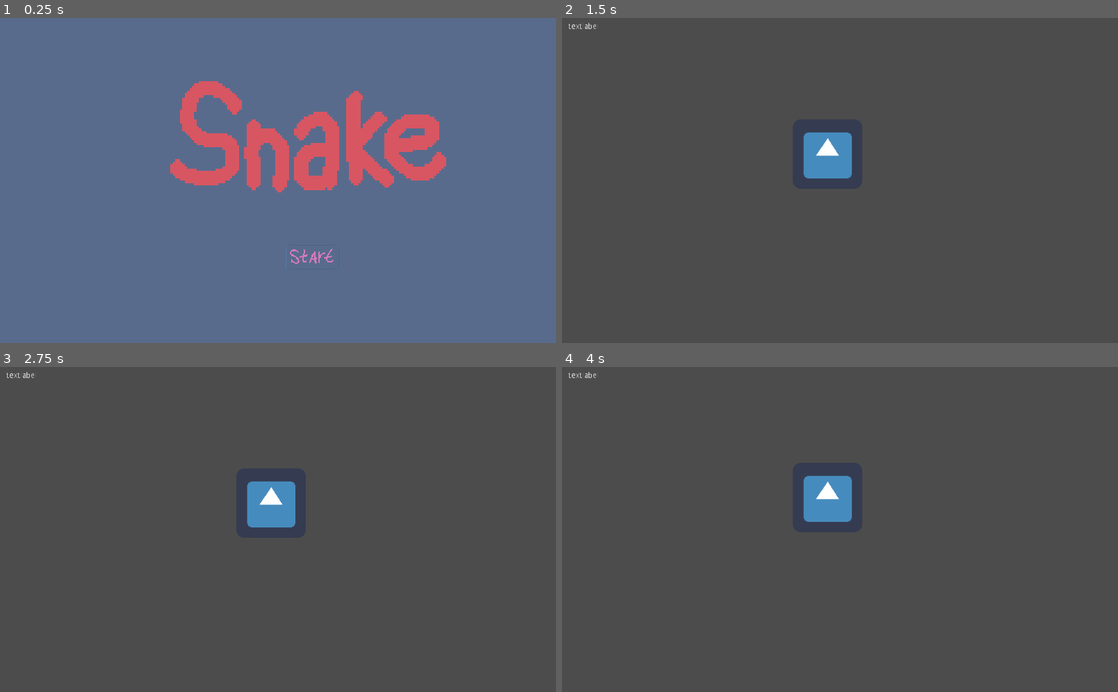
Above: before the commit, frames 1-4 (two rows, left to right).
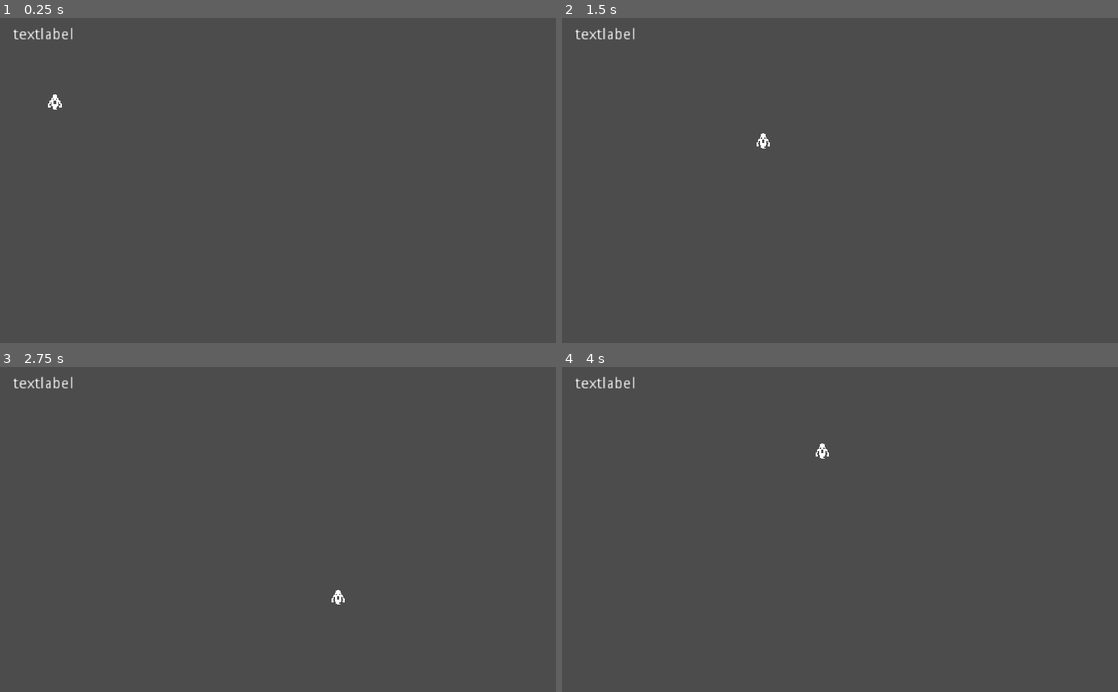
Above: after the commit, the same moments.

Repository: skarnl/miziziz-game-jam-2020
Game: Godot game, scene res://screens/splash.tscn
Two runs of this game, one before a commit and one after it. Both use one fixed random seed, a clock stepped at 60 frames per second and the inputs below. The engine's default icon, where the game draws it, is replaced by a stand-in: a white triangle on a blue panel in a dark square.
Inputs (mouse positions are in pixels of both pictures, inside the frame that each line leads up to):
- Up to frame 1 (0.25 s): no input
- Up to frame 2 (1.5 s): tap Enter at 0.5 s; move the mouse to (962, 164) at 0.52 s; hold Right (ui_right) 0.53-1.28 s; move the mouse to (728, 196) at 1.27 s; hold Down (ui_down) from 1.28 s (still down)
- Up to frame 3 (2.75 s): move the mouse to (333, 458) at 2.02 s; release Down (ui_down) at 2.03 s; hold Right (ui_right) from 2.03 s (still down)
- Up to frame 4 (4 s): move the mouse to (812, 594) at 2.77 s; release Right (ui_right) at 2.78 s; hold Up (ui_up) 2.78-3.53 s; tap Space at 3.5 s; move the mouse to (1006, 578) at 3.52 s; hold Left (ui_left) from 3.53 s (still down)

The runs differ from the first frame. In frame 1, 100% of the frame differs, in the area x 0-100%, y 0-100%; in frame 2, 1.5%; in frame 3, 1.5%; in frame 4, 1.5%.

Commit message:
Add art assets and have moving ghost

Diff:
--- a/entities/Candy.gd
+++ /dev/null
@@ -1,23 +0,0 @@
-extends Sprite
-
-signal eaten
-signal rotten
-
-# Called when the node enters the scene tree for the first time.
-func _ready():
-	$KinematicBody2D.connect('body_entered', self, "_on_KinematicBody_body_entered")
-	$Timer.connect("timeout", self, "_on_Timer_timeout")
-
-func _on_KinematicBody_body_entered(_body):
-	emit_signal("eaten")
-
-	$AnimationPlayer.play("eaten")
-
-	yield($AnimationPlayer, "animation_finished")
-
-	queue_free()
-
-
-func _on_Timer_timeout():
-	emit_signal("rotten")
-	queue_free()
--- a/entities/Player.gd
+++ b/entities/Player.gd
@@ -1,18 +1,19 @@
+extends Node2D
 
-extends Sprite
+var velocity: Vector2 = Vector2.ZERO
+var MAX_SPEED = 3
 
-func _ready():
-	pass
+func _physics_process(delta):
+	var input_vector = Vector2.ZERO
 
-func _unhandled_input(event):
-	if event is InputEventKey:
-		if event.is_action_pressed("ui_left"):
-			position.x -= 10
-		elif event.is_action_pressed("ui_right"):
-			position.x += 10
-		elif event.is_action_pressed("ui_down"):
-			position.y += 10
-		elif event.is_action_pressed("ui_up"):
-			position.y -= 10
+	input_vector.x = Input.get_action_strength("ui_right") - Input.get_action_strength("ui_left")
+	input_vector.y = Input.get_action_strength("ui_down") - Input.get_action_strength("ui_up")
+	input_vector = input_vector.normalized()
 
-		$AudioStreamPlayer.play();
+	if input_vector != Vector2.ZERO:
+		velocity = input_vector * MAX_SPEED
+	else:
+		velocity = Vector2.ZERO
+
+	position.x = clamp(position.x + velocity.x, 0, 512)
+	position.y = clamp(position.y + velocity.y, 0, 300)
--- /dev/null
+++ b/entities/ghost.tscn
@@ -0,0 +1,12 @@
+[gd_scene load_steps=3 format=2]
+
+[ext_resource path="res://assets/images/monochrome_transparent.png" type="Texture" id=1]
+[ext_resource path="res://entities/Player.gd" type="Script" id=2]
+
+[node name="Ghost" type="Node2D"]
+script = ExtResource( 2 )
+
+[node name="Sprite" type="Sprite" parent="."]
+texture = ExtResource( 1 )
+region_enabled = true
+region_rect = Rect2( 440, 100, 20, 20 )
--- a/global/background-music.tscn
+++ b/global/background-music.tscn
@@ -4,4 +4,3 @@
 
 [node name="AudioStreamPlayer" type="AudioStreamPlayer"]
 stream = ExtResource( 1 )
-autoplay = true
--- a/global/game.gd
+++ b/global/game.gd
@@ -37,7 +37,7 @@
 			SceneLoader.goto_scene(Screens.MAIN_MENU)
 
 		GameState.GAME:
-			if _current_state in {GameState.MAIN_MENU: true}:
+			if _current_state in {GameState.MAIN_MENU: true, GameState.SPLASH: true}:
 				_current_state = new_state
 				SceneLoader.goto_scene(Screens.GAME)
 
--- a/project.godot
+++ b/project.godot
@@ -27,6 +27,10 @@
 
 [display]
 
+window/size/width=512
+window/size/height=300
+window/size/test_width=1024
+window/size/test_height=600
 window/stretch/mode="2d"
 window/stretch/aspect="keep"
 
--- a/screens/game/game.tscn
+++ b/screens/game/game.tscn
@@ -1,6 +1,6 @@
 [gd_scene load_steps=4 format=2]
 
-[ext_resource path="res://entities/Player.tscn" type="PackedScene" id=1]
+[ext_resource path="res://entities/ghost.tscn" type="PackedScene" id=1]
 [ext_resource path="res://screens/game/game.gd" type="Script" id=2]
 [ext_resource path="res://gui/hud.tscn" type="PackedScene" id=3]
 
@@ -9,4 +9,5 @@
 
 [node name="HUD" parent="." instance=ExtResource( 3 )]
 
-[node name="Player" parent="." instance=ExtResource( 1 )]
+[node name="Ghost" parent="." instance=ExtResource( 1 )]
+position = Vector2( 50.5, 77.5 )
--- a/screens/splash.gd
+++ b/screens/splash.gd
@@ -6,4 +6,4 @@
 	if !OS.is_debug_build():
 		yield(get_tree().create_timer(3.0), "timeout")
 
-	Game.transition_to(Game.GameState.MAIN_MENU)
+	Game.transition_to(Game.GameState.GAME)
--- a/screens/splash.tscn
+++ b/screens/splash.tscn
@@ -6,10 +6,10 @@
 script = ExtResource( 1 )
 
 [node name="Label" type="Label" parent="."]
-margin_left = 501.0
-margin_top = 274.0
-margin_right = 541.0
-margin_bottom = 288.0
+margin_left = 244.0
+margin_top = 136.0
+margin_right = 285.0
+margin_bottom = 150.0
 text = "splash"
 __meta__ = {
 "_edit_use_anchors_": false
Binary file added: assets/images/monochrome_packed.png
Not shown, added: assets/images/monochrome_packed.png.import
Binary file added: assets/images/monochrome_transparent.png
Not shown, added: assets/images/monochrome_transparent.png.import
Binary file added: assets/images/monochrome_transparent_packed.png
Not shown, added: assets/images/monochrome_transparent_packed.png.import
